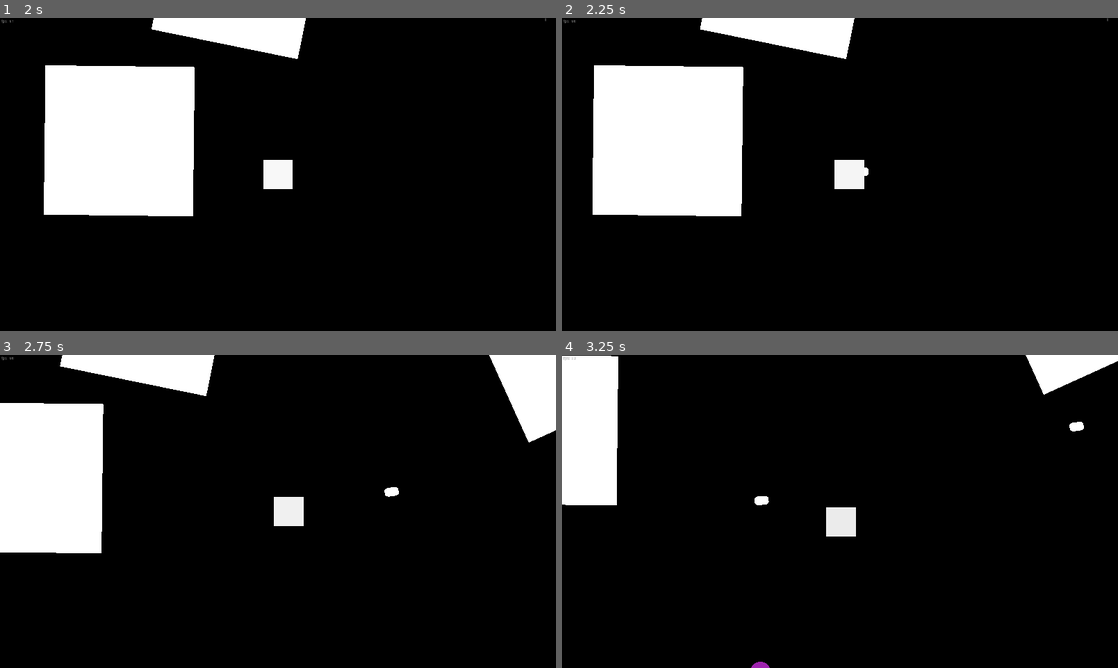
Above: before the commit, frames 1-4 (two rows, left to right).
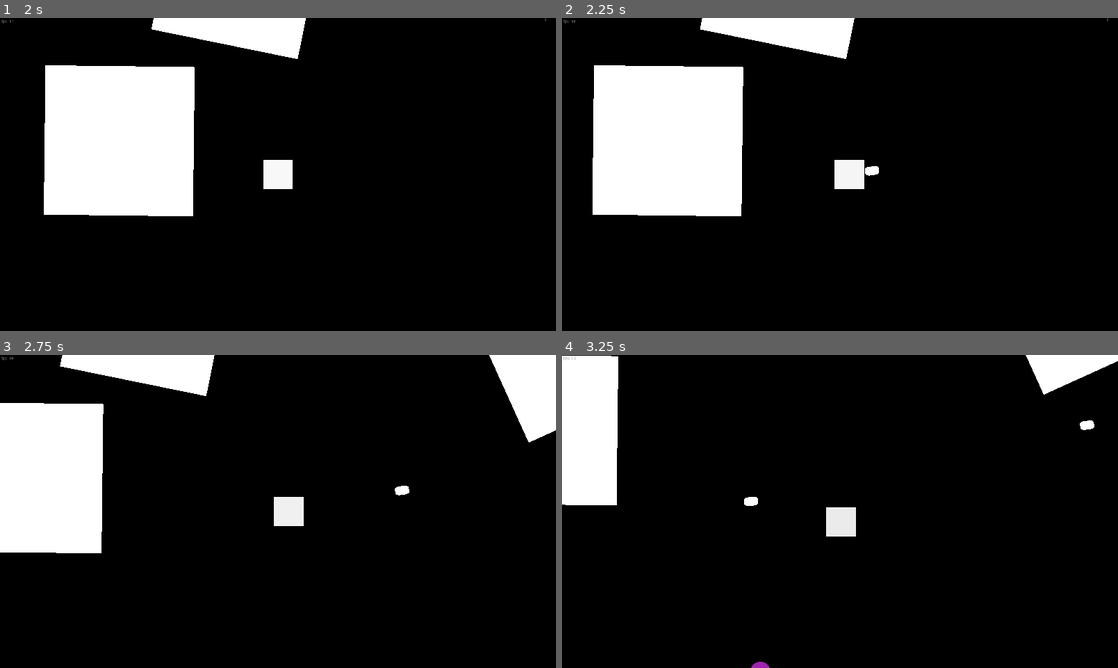
Above: after the commit, the same moments.

Repository: 0stam/void
Game: Godot game, scene res://ui/MainMenu.tscn
Two runs of this game, one before a commit and one after it. Both use one fixed random seed, a clock stepped at 60 frames per second and the inputs below.
Inputs (mouse positions are in pixels of both pictures, inside the frame that each line leads up to):
- Up to frame 1 (2 s): click "Play" at 0.5 s; click "Play" at 1.25 s
- Up to frame 2 (2.25 s): tap Enter at 2 s; move the mouse to (962, 158) at 2.02 s; hold D (right) from 2.03 s (still down); click (962, 158) at 2.17 s
- Up to frame 3 (2.75 s): keep holding D (right)
- Up to frame 4 (3.25 s): move the mouse to (728, 527) at 2.77 s; release D (right) at 2.78 s; hold S (down) from 2.78 s (still down); click (728, 527) at 2.92 s

Frame 1 is identical in both runs. In frame 2, less than 0.1% of the frame differs, in the area x 54-57%, y 47-51%; in frame 3, 0.1%; in frame 4, 0.2%, in the area x 32-96%, y 20-49%.

Commit message:
Add second layer
Add new enemy.
Change second level data from placeholder to intended values.
Add shortcuts to menu buttons.
Fix delay caused by bullets taking time go fly from the player's body.

Diff:
--- a/data/levels.json
+++ b/data/levels.json
@@ -5,15 +5,19 @@
 		"enemy_speed": 500,
 		"energy_ratio": 1,
 		"energy_modifier": -0.2,
+		"shooter_ratio": 0,
+		"shooter_modifier": 0,
 		"end": 30000,
 		"level_description": "Entry layer challanging enough for the weak ones to perish, but easy enough for the beginners on the road to improve."
 	},
 	"Layer 2": {
-		"enemy_ratio": 3,
+		"enemy_ratio": 1.1,
 		"enemy_modifier": 0,
-		"enemy_speed": 650,
-		"energy_ratio": 1,
+		"enemy_speed": 500,
+		"energy_ratio": 0.8,
 		"energy_modifier": -0.2,
+		"shooter_ratio": 0.7,
+		"shooter_modifier": 0,
 		"end": 30000,
 		"level_description": "Not far from the impossible, so don't be put off if it destroys you :) Definetely not intended for the final version of the game."
 	}
--- a/entities/Bullet.gd
+++ b/entities/Bullet.gd
@@ -2,13 +2,26 @@
 
 var speed = 1000
 var direction : Vector2 = Vector2.UP
-var velocity : Vector2 = Vector2.UP
+var velocity : Vector2 = Vector2.ZERO # Movement independent on what bullet's direction
+var color : Color = Color(1, 1, 1, 1)
+var enemy : bool = false # Determines if bullet is friendly and changes collision
+var offset : float = 0 # Distance the bullet should travel at the very beggining to escape an interior of shooter
 
+onready var sprite := $Sprite
 
 func _ready():
+	position += direction * offset
+
 	look_at((direction + position))
 	rotate(PI / 2)
 	direction = direction * speed + velocity
+
+	sprite.modulate = color
+
+	set_collision_mask_bit(1, enemy)
+	set_collision_mask_bit(2, not enemy)
+	set_collision_mask_bit(4, not enemy)
+
 
 
 func _process(delta):
--- a/entities/Player.gd
+++ b/entities/Player.gd
@@ -45,9 +45,7 @@
 	var percentage : float = energy / max_energy
 	modulate = Color(percentage, percentage, percentage)
 	if energy < 0:
-# warning-ignore:return_value_discarded
-		print(Global.player_progress)
-		get_tree().change_scene("res://main/Main.tscn")
+		on_death()
 
 	Global.player_position = position
 
@@ -81,6 +79,7 @@
 		spawn.direction = global_position.direction_to(get_global_mouse_position())
 		spawn.position = position
 		spawn.velocity = velocity / 2
+		spawn.offset = 40
 		get_node("../Bullets").add_child(spawn)
 
 		can_shoot = false
@@ -89,3 +88,13 @@
 
 func _on_ShootTimer_timeout():
 	can_shoot = true
+
+
+func on_death():
+# warning-ignore:return_value_discarded
+	print(Global.player_progress)
+	get_tree().change_scene("res://main/Main.tscn")
+
+
+func on_hit():
+	on_death()
--- a/art/box.png.import
+++ b/entities/Shooter.gd
@@ -1,34 +1,43 @@
-[remap]
+extends KinematicBody2D
 
-importer="texture"
-type="StreamTexture"
-path="res://.import/box.png-0dcfa2e0705760a5bed75d0ae36cd30e.stex"
-metadata={
-"vram_texture": false
-}
+var speed : int = Global.enemy_speed * 0.7
+var acceleration : float = 8
+var bullet : PackedScene = preload("res://entities/Bullet.tscn")
 
-[deps]
+var velocity : Vector2 = Vector2.ZERO
 
-source_file="res://art/box.png"
-dest_files=[ "res://.import/box.png-0dcfa2e0705760a5bed75d0ae36cd30e.stex" ]
 
-[params]
+func _ready():
+	pass
 
-compress/mode=0
-compress/lossy_quality=0.7
-compress/hdr_mode=0
-compress/bptc_ldr=0
-compress/normal_map=0
-flags/repeat=0
-flags/filter=true
-flags/mipmaps=false
-flags/anisotropic=false
-flags/srgb=2
-process/fix_alpha_border=true
-process/premult_alpha=false
-process/HDR_as_SRGB=false
-process/invert_color=false
-stream=false
-size_limit=0
-detect_3d=true
-svg/scale=1.0
+
+func _process(delta):
+	var player_direction : Vector2 = global_position.direction_to(Global.player_position)
+	if global_position.distance_to(Global.player_position) > 10000:
+		queue_free()
+
+	velocity += player_direction * speed * acceleration * delta
+	velocity = velocity.normalized() * clamp(velocity.length(), 0, speed)
+
+	velocity = move_and_slide(velocity)
+
+
+func on_hit():
+	queue_free()
+
+
+func _on_PlayerCollision_body_entered(_body):
+	get_tree().call_group("player", "on_death")
+
+
+func _on_ShootTimer_timeout():
+	var spawn := bullet.instance()
+	spawn.direction = global_position.direction_to(Global.player_position)
+	spawn.color = modulate
+	spawn.position = global_position
+	spawn.enemy = true
+	spawn.speed = Global.enemy_speed
+	spawn.offset = 70
+	spawn.scale *= 1.3
+
+	get_node("../../Bullets").add_child(spawn)
--- /dev/null
+++ b/entities/Shooter.tscn
@@ -0,0 +1,32 @@
+[gd_scene load_steps=3 format=2]
+
+[ext_resource path="res://art/hexagon.png" type="Texture" id=1]
+[ext_resource path="res://entities/Shooter.gd" type="Script" id=2]
+
+[node name="Shooter" type="KinematicBody2D"]
+modulate = Color( 1, 0, 0, 1 )
+collision_layer = 16
+collision_mask = 17
+script = ExtResource( 2 )
+
+[node name="Sprite" type="Sprite" parent="."]
+modulate = Color( 1, 0, 0, 1 )
+scale = Vector2( 0.13, 0.13 )
+texture = ExtResource( 1 )
+
+[node name="CollisionPolygon2D" type="CollisionPolygon2D" parent="."]
+polygon = PoolVector2Array( -47.7734, -82.7266, 47.7266, -82.7344, 95.4844, 0.0078125, 47.7109, 82.7344, -47.75, 82.7266, -95.4688, 0.0078125 )
+
+[node name="PlayerCollision" type="Area2D" parent="."]
+collision_layer = 0
+collision_mask = 2
+
+[node name="CollisionPolygon2D" type="CollisionPolygon2D" parent="PlayerCollision"]
+polygon = PoolVector2Array( -47.7734, -82.7266, 47.7266, -82.7344, 95.4844, 0.0078125, 47.7109, 82.7344, -47.75, 82.7266, -95.4688, 0.0078125 )
+
+[node name="ShootTimer" type="Timer" parent="."]
+wait_time = 2.0
+autostart = true
+
+[connection signal="body_entered" from="PlayerCollision" to="." method="_on_PlayerCollision_body_entered"]
+[connection signal="timeout" from="ShootTimer" to="." method="_on_ShootTimer_timeout"]
--- a/global/global.gd
+++ b/global/global.gd
@@ -10,6 +10,9 @@
 
 var energy_ratio : float = 1
 var energy_modifier : float = -0.2
+
+var shooter_ratio : float = 0
+var shooter_modifier : float = 0
 
 # Player position
 var player_position : Vector2 = Vector2.ZERO  # Updated before every chunk generation
--- a/terrain/Chunk.gd
+++ b/terrain/Chunk.gd
@@ -3,6 +3,7 @@
 var wall : PackedScene = preload("res://terrain/Wall.tscn")
 var energy : PackedScene = preload("res://entities/Energy.tscn")
 var enemy : PackedScene = preload("res://entities/Enemy.tscn")
+var shooter : PackedScene = preload("res://entities/Shooter.tscn")
 var extend : int = Global.chunk_extend
 export var wall_count : int = 5
 
@@ -27,6 +28,10 @@
 		var spawn = enemy.instance()
 		spawn.position = get_random_position() + position
 		get_parent().call_deferred("add_child", spawn)
+	if (Global.player_progress * Global.shooter_ratio + Global.shooter_modifier) > randf():
+		var spawn = shooter.instance()
+		spawn.position = get_random_position() + position
+		get_parent().call_deferred("add_child", spawn)
 
 
 func check_death(player_position : Vector2):
--- a/ui/Button.gd
+++ b/ui/Button.gd
@@ -8,6 +8,7 @@
 export var text : String = "" setget set_text
 export var border_width : int = 7 setget set_border_width
 export var font : Font = preload("res://fonts/menu_button.tres") setget set_font
+export var shortcut : ShortCut = null setget set_shortcut
 
 onready var button := $Margin/Button
 onready var border := $Border
@@ -18,6 +19,7 @@
 	set_text(text)
 	set_border_width(border_width)
 	set_font(font)
+	set_shortcut(shortcut)
 
 
 func _on_Button_pressed():
@@ -43,3 +45,9 @@
 	font = val
 	if is_ready:
 		button.set("custom_fonts/font", font)
+
+
+func set_shortcut(val : ShortCut):
+	shortcut = val
+	if is_ready:
+		button.shortcut = shortcut
--- a/ui/Button.tscn
+++ b/ui/Button.tscn
@@ -468,6 +468,7 @@
 custom_colors/font_color = Color( 1, 1, 1, 1 )
 custom_colors/font_color_hover = Color( 1, 1, 1, 1 )
 custom_colors/font_color_pressed = Color( 0.854902, 0.854902, 0.854902, 1 )
+shortcut_in_tooltip = false
 enabled_focus_mode = 0
 flat = true
 __meta__ = {
--- a/ui/LevelSelection.tscn
+++ b/ui/LevelSelection.tscn
@@ -19,6 +19,51 @@
 [ext_resource path="res://art/layer4.png" type="Texture" id=17]
 [ext_resource path="res://art/layer3.png" type="Texture" id=18]
 
+[sub_resource type="Animation" id=1]
+resource_name = "basic"
+length = 4.0
+loop = true
+tracks/0/type = "bezier"
+tracks/0/path = NodePath(".:modulate:r")
+tracks/0/interp = 1
+tracks/0/loop_wrap = true
+tracks/0/imported = false
+tracks/0/enabled = true
+tracks/0/keys = {
+"points": PoolRealArray( 1, -0.25, 0, 0.25, 0, 1, -0.25, 0, 0.25, 0, 1, -0.25, 0, 0.25, 0 ),
+"times": PoolRealArray( 0, 2, 4 )
+}
+tracks/1/type = "bezier"
+tracks/1/path = NodePath(".:modulate:g")
+tracks/1/interp = 1
+tracks/1/loop_wrap = true
+tracks/1/imported = false
+tracks/1/enabled = true
+tracks/1/keys = {
+"points": PoolRealArray( 1, -0.25, 0, 0.25, 0, 1, -0.25, 0, 0.25, 0, 1, -0.25, 0, 0.25, 0 ),
+"times": PoolRealArray( 0, 2, 4 )
+}
+tracks/2/type = "bezier"
+tracks/2/path = NodePath(".:modulate:b")
+tracks/2/interp = 1
+tracks/2/loop_wrap = true
+tracks/2/imported = false
+tracks/2/enabled = true
+tracks/2/keys = {
+"points": PoolRealArray( 1, -0.25, 0, 0.25, 0, 1, -0.25, 0, 0.25, 0, 1, -0.25, 0, 0.25, 0 ),
+"times": PoolRealArray( 0, 2, 4 )
+}
+tracks/3/type = "bezier"
+tracks/3/path = NodePath(".:modulate:a")
+tracks/3/interp = 1
+tracks/3/loop_wrap = true
+tracks/3/imported = false
+tracks/3/enabled = true
+tracks/3/keys = {
+"points": PoolRealArray( 0.2, -0.25, 0, 0.25, 0, 1, -0.25, 0, 0.25, 0, 0.2, -0.25, 0, 0.25, 0 ),
+"times": PoolRealArray( 0, 2, 4 )
+}
+
 [sub_resource type="Animation" id=2]
 resource_name = "basic"
 length = 4.0
@@ -150,7 +195,7 @@
 tracks/3/imported = false
 tracks/3/enabled = true
 tracks/3/keys = {
-"points": PoolRealArray( 0.2, -0.25, 0, 0.25, 0, 1, -0.25, 0, 0.25, 0, 0.2, -0.25, 0, 0.25, 0 ),
+"points": PoolRealArray( 0.2, -0.25, 0, 0.25, 0, 1, -0.25, 0, 0.25, 0, 0, -0.25, 0, 0.25, 0 ),
 "times": PoolRealArray( 0, 2, 4 )
 }
 
@@ -195,54 +240,33 @@
 tracks/3/imported = false
 tracks/3/enabled = true
 tracks/3/keys = {
-"points": PoolRealArray( 0.2, -0.25, 0, 0.25, 0, 1, -0.25, 0, 0.25, 0, 0, -0.25, 0, 0.25, 0 ),
-"times": PoolRealArray( 0, 2, 4 )
-}
-
-[sub_resource type="Animation" id=6]
-resource_name = "basic"
-length = 4.0
-loop = true
-tracks/0/type = "bezier"
-tracks/0/path = NodePath(".:modulate:r")
-tracks/0/interp = 1
-tracks/0/loop_wrap = true
-tracks/0/imported = false
-tracks/0/enabled = true
-tracks/0/keys = {
-"points": PoolRealArray( 1, -0.25, 0, 0.25, 0, 1, -0.25, 0, 0.25, 0, 1, -0.25, 0, 0.25, 0 ),
-"times": PoolRealArray( 0, 2, 4 )
-}
-tracks/1/type = "bezier"
-tracks/1/path = NodePath(".:modulate:g")
-tracks/1/interp = 1
-tracks/1/loop_wrap = true
-tracks/1/imported = false
-tracks/1/enabled = true
-tracks/1/keys = {
-"points": PoolRealArray( 1, -0.25, 0, 0.25, 0, 1, -0.25, 0, 0.25, 0, 1, -0.25, 0, 0.25, 0 ),
-"times": PoolRealArray( 0, 2, 4 )
-}
-tracks/2/type = "bezier"
-tracks/2/path = NodePath(".:modulate:b")
-tracks/2/interp = 1
-tracks/2/loop_wrap = true
-tracks/2/imported = false
-tracks/2/enabled = true
-tracks/2/keys = {
-"points": PoolRealArray( 1, -0.25, 0, 0.25, 0, 1, -0.25, 0, 0.25, 0, 1, -0.25, 0, 0.25, 0 ),
-"times": PoolRealArray( 0, 2, 4 )
-}
-tracks/3/type = "bezier"
-tracks/3/path = NodePath(".:modulate:a")
-tracks/3/interp = 1
-tracks/3/loop_wrap = true
-tracks/3/imported = false
-tracks/3/enabled = true
-tracks/3/keys = {
 "points": PoolRealArray( 0.2, -0.25, 0, 0.25, 0, 1, -0.25, 0, 0.25, 0, 0.2, -0.25, 0, 0.25, 0 ),
 "times": PoolRealArray( 0, 2, 4 )
 }
+
+[sub_resource type="InputEventAction" id=6]
+action = "left"
+
+[sub_resource type="ShortCut" id=7]
+shortcut = SubResource( 6 )
+
+[sub_resource type="InputEventAction" id=8]
+action = "right"
+
+[sub_resource type="ShortCut" id=9]
+shortcut = SubResource( 8 )
+
+[sub_resource type="InputEventAction" id=10]
+action = "ui_accept"
+
+[sub_resource type="ShortCut" id=11]
+shortcut = SubResource( 10 )
+
+[sub_resource type="InputEventAction" id=12]
+action = "ui_cancel"
+
+[sub_resource type="ShortCut" id=13]
+shortcut = SubResource( 12 )
 
 [node name="LevelSelection" type="Control"]
 anchor_right = 1.0
@@ -417,6 +441,7 @@
 margin_bottom = 110.0
 rect_min_size = Vector2( 90, 100 )
 size_flags_vertical = 4
+shortcut = SubResource( 7 )
 texture_normal = ExtResource( 6 )
 texture_pressed = ExtResource( 7 )
 expand = true
@@ -437,6 +462,7 @@
 margin_bottom = 110.0
 rect_min_size = Vector2( 90, 100 )
 size_flags_vertical = 4
+shortcut = SubResource( 9 )
 texture_normal = ExtResource( 4 )
 texture_pressed = ExtResource( 2 )
 expand = true
@@ -478,6 +504,7 @@
 text = "Play"
 border_width = 6
 font = ExtResource( 9 )
+shortcut = SubResource( 11 )
 
 [node name="Margin3" type="TextureButton" parent="Selection"]
 visible = false
@@ -507,6 +534,7 @@
 text = "Exit"
 border_width = 5
 font = ExtResource( 10 )
+shortcut = SubResource( 13 )
 
 [connection signal="pressed" from="Selection/Layers/Left" to="." method="_on_Left_pressed"]
 [connection signal="pressed" from="Selection/Layers/Right" to="." method="_on_Right_pressed"]
--- a/ui/MainMenu.tscn
+++ b/ui/MainMenu.tscn
@@ -10,6 +10,18 @@
 [sub_resource type="DynamicFont" id=2]
 size = 200
 font_data = SubResource( 1 )
+
+[sub_resource type="InputEventAction" id=3]
+action = "ui_accept"
+
+[sub_resource type="ShortCut" id=4]
+shortcut = SubResource( 3 )
+
+[sub_resource type="InputEventAction" id=5]
+action = "ui_cancel"
+
+[sub_resource type="ShortCut" id=6]
+shortcut = SubResource( 5 )
 
 [node name="MainMenu" type="Control"]
 anchor_right = 1.0
@@ -53,6 +65,7 @@
 margin_right = 725.0
 margin_bottom = 380.0
 text = "Play"
+shortcut = SubResource( 4 )
 
 [node name="Upgrades" parent="Buttons" instance=ExtResource( 1 )]
 margin_top = 384.0
@@ -71,6 +84,7 @@
 margin_right = 725.0
 margin_bottom = 797.0
 text = "Exit"
+shortcut = SubResource( 6 )
 
 [node name="Stars" parent="." instance=ExtResource( 3 )]
 
Binary file added: art/hexagon.png
Not shown, added: art/hexagon.png.import
Not shown, changed: export_presets.cfg
Not shown: 6 places in ui/LevelSelection.tscn that only renumber resources
Not shown: 1 places in ui/MainMenu.tscn that only renumber resources
